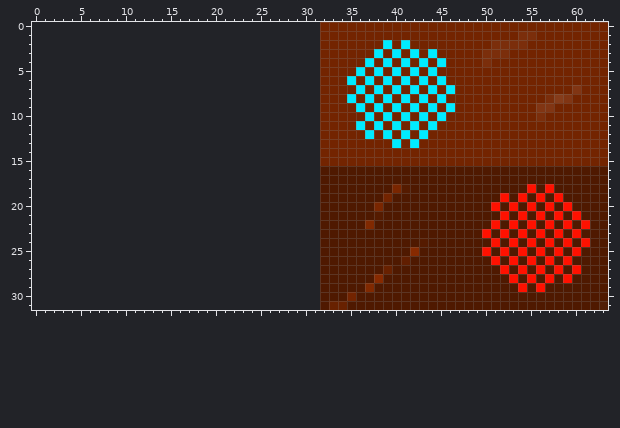
Pixel-art sprite: pic/tiles/ground.png. This is how it looked before the edit.
The file is 32x32 pixels. Colours within 5 levels of each other are drawn and written as one. The old version is drawn lined up with the new one, on the new canvas.
After the commit:
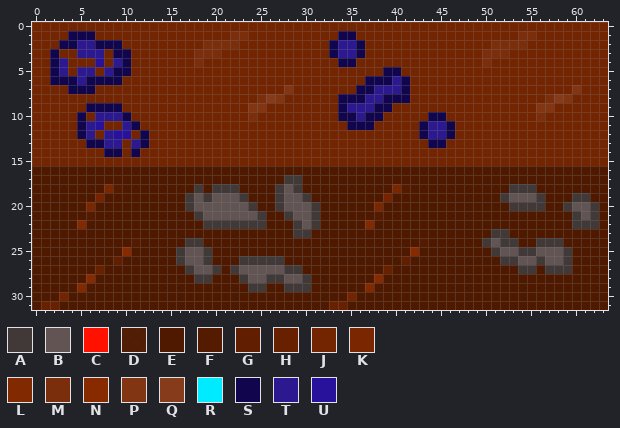
Palette (. is transparent): A #413838  B #635454  C #ff1100  D #4f1900f7  E #4f1900  F #551b00  G #611e00  H #682100  J #732400  K #7a2600  L #812900  M #7b2e0b  N #872a00  P #813513  Q #863c1a  R #00ebff  S #11054e  T #2c198f  U #28129c
What changed:
canvas 32x32 -> 64x32, the old top-left corner now at 32,0
Changed rows in their new state; - is an unchanged pixel.
first column x 0:
 0 JJJJJJJJJJJJJJJJJJJJJJJJJJJJJJJJ--------------------------------
 1 JJJJSSSJJJJJJJJJJJJJJJMMJJJJJJJJ--SS----------------------------
 2 JJJSSTTSSSJJJJJJJJJMMMMJJJJJJJJJ-STTS--J-J----------------------
 3 JJSJJTTTJSSJJJJJJJMMMJJJJJJJJJJJ-STTS-J-J-J-J-------------------
 4 JJSTJJJUJTSJJJJJJJMJJJJJJJJJJJJJ--SS-J-J-J-J-J------------------
 5 JJSTJTTJTSSJJJJJJJJJJJJJJJJJJJJJ----J-JSS-J-J-------------------
 6 JJSSSTSSSSJJJJJJJJJJJJJJJJJJJJJJ---J-SSSTS-J-J------------------
 7 JJJJSSSJJJJJJJJJJJJJJJJJJJJJPJJJ----SSTTTSJ-J-J-----------------
 8 JJJJJJJJJJJJJJJJJJJJJJJJJMQPJJJJ--SSSTTSSS-J-J------------------
 9 JJJJJJSSSSJJJJJJJJJJJJJJPPJJJJJJ--STTTSSJ-J-J-J-----------------
10 JJJJJSJTTTSJJJJJJJJJJJJJMJJJJJJJ--SSTSSJ-J-JSS------------------
11 JJJJJSTUJJTSJJJJJJJJJJJJJJJJJJJJ---SSSJ-J-JSTTS-----------------
12 JJJJJSTJTUUJSJJJJJJJJJJJJJJJJJJJ-----J-J-J-STTS-----------------
13 JJJJJJSSTTJTSJJJJJJJJJJJJJJJJJJJ--------J-J-SS------------------
14 JJJJJJJJSSJSJJJJJJJJJJJJJJJJJJJJ--------------------------------
15 JJJJJJJJJJJJJJJJJJJJJJJJJJJJJJJJ--------------------------------
16 EEEEEEEEEEEEEEEEEEEEEEEEEEEEEEEE--------------------------------
17 EEEEEEEEEEEEEEEEEEEEEEEEEEEEAAEE--------------------------------
18 EEEEEEEEKFEEEEEEEEAEAAAEEEEABAEE---------------------AAA-E------
19 EEEEEEEJEEEEEEEEEABABBBAEEEABBAE--------------------ABBBA-E-AA--
20 EEEEEEKEEEEEEEEEEABBBBBBAEEABBBA-------------------E-AAAAE-ABBA-
21 EEEEEEFEEEEEEEEEEEABBBBBBAEEABBA--------------------E-E-E-E-ABA-
22 EEEEELEEEEEEEEEEEEEAAAAAAAEEEABA-------------------E-E-E-E-EAAA-
23 EEEEEEEEEEEEEEEEEEEEEEEEEEEEEAAE------------------EAA-E-E-E-E---
24 EEEEEEEEEEEFEEEEEAAEEEEEEEEEEEEE------------------ABAA-EAAAE-E--
25 EEEEEEEEEENEEEEEABBAEEEEEEEEEEEE------------------EABBAABBBAE---
26 EEEEEEEEEGEEEEEEABBAEEEAAAAAEEEE-------------------EAABBABBA----
27 EEEEEEEHEEEEEEEEEABBAEABBBBBAAEE--------------------E-AAEAAAE---
28 EEEEEENEEEEEEEEEEEAAEEEABBAABBAE---------------------E-E-E-E----
29 EEEEELEEEEEEEEEEEEEEEEEEAAEEAAAE----------------------E-E-------
30 EEEJEEEEEEEEEEEEEEEEEEEEEEEEEEEE--------------------------------
31 EHHEEEEEEEEEEEEEEEEEEEEEEEEEEEEE-------------------------------E
